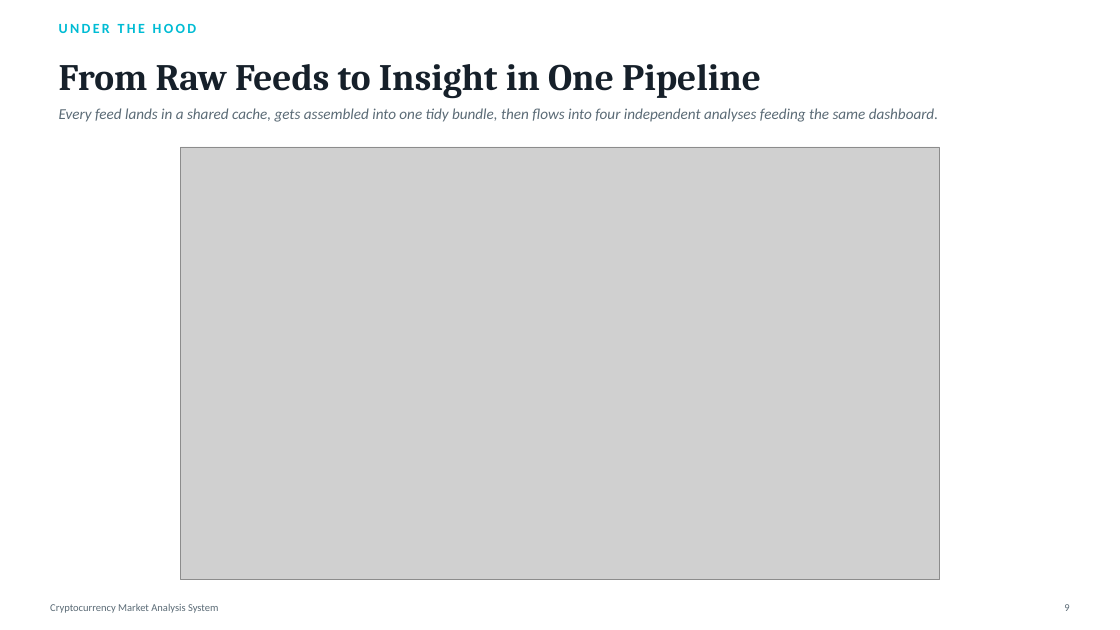
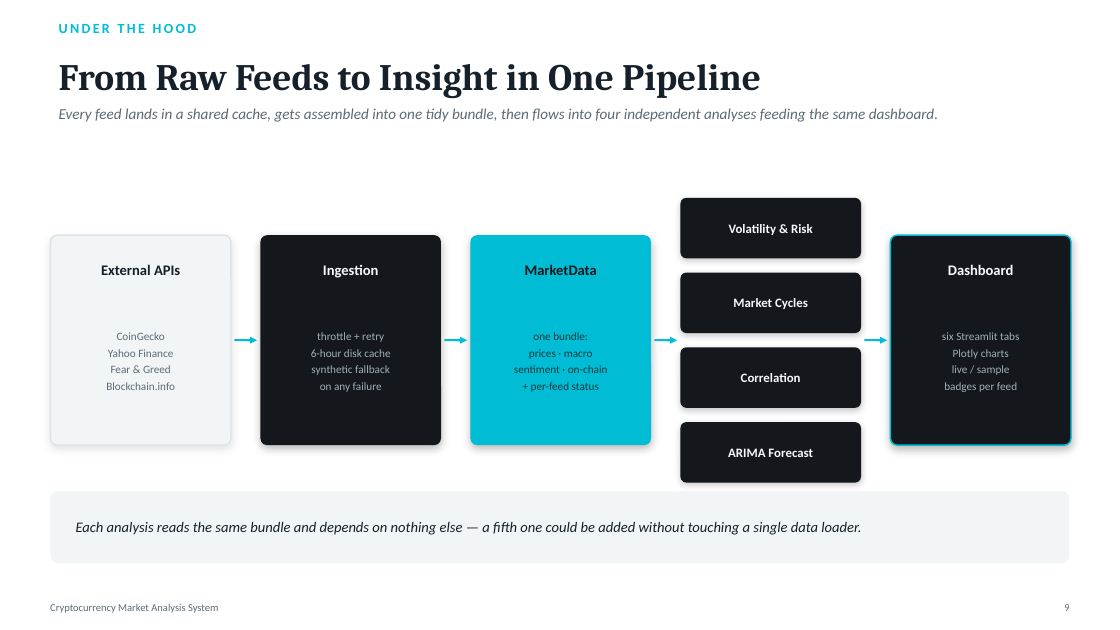
Before and after one commit to garimaaish1111/crypto-market-analysis, a slide deck: slide 9 of docs/Crypto_Market_Analysis_Final_Evaluation.pptx. Drawn at 1120x630 pixels with LibreOffice and Linux fonts; fonts in the diff are those of the drawing; grey boxes stand for pictures. Boxes give left, top, right and bottom in pixels: in the first picture for what was removed or moved away, otherwise in the second. Text is boxed around its words. In the diff, an @@ line names an element or a change of style, - is before the commit and + after.

```diff
--- a/docs/Crypto_Market_Analysis_Final_Evaluation.pptx
+++ b/docs/Crypto_Market_Analysis_Final_Evaluation.pptx
@@ picture removed at [181, 147, 939, 580] @@
@@ rounded rectangle added at [681, 197, 861, 258], fill #14181C @@
@@ rounded rectangle added at [50, 235, 231, 445], fill #F1F5F6, outline #DCE4E6 1.25 pt @@
@@ rounded rectangle added at [260, 235, 441, 445], fill #14181C @@
@@ rounded rectangle added at [471, 235, 651, 445], fill #00BCD4 @@
@@ text added at [729, 224, 813, 235], 11 pt, text #F5F9FA, bold @@
+Volatility & Risk
@@ rounded rectangle added at [891, 235, 1071, 445], fill #14181C, outline #00BCD4 1.25 pt @@
@@ text added at [101, 264, 180, 275], 12.5 pt, text #16202A, bold @@
+External APIs
@@ text added at [323, 265, 379, 278], 12.5 pt, text #F5F9FA, bold @@
+Ingestion
@@ text added at [525, 264, 597, 275], 12.5 pt, text #14181C, bold @@
+MarketData
@@ text added at [948, 264, 1014, 275], 12.5 pt, text #F5F9FA, bold @@
+Dashboard
@@ rounded rectangle added at [681, 273, 861, 334], fill #14181C @@
@@ text added at [733, 298, 808, 309], 11 pt, text #F5F9FA, bold @@
+Market Cycles
@@ text added at [106, 332, 175, 390], 9.6 pt, text #5B6B76 @@
+CoinGecko
+Yahoo Finance
+Fear & Greed
+Blockchain.info
@@ arrow added from (234, 340) to (257, 340), #00BCD4 1.75 pt @@
@@ text added at [311, 332, 390, 392], 9.6 pt, text #9FB0B8 @@
+throttle + retry
+6-hour disk cache
+synthetic fallback
+on any failure
@@ arrow added from (444, 340) to (467, 340), #00BCD4 1.75 pt @@
@@ text added at [514, 332, 608, 392], 9.6 pt, text #0D3B3F @@
+one bundle:
+prices · macro
+sentiment · on-chain
++ per-feed status
@@ arrow added from (655, 340) to (677, 340), #00BCD4 1.75 pt @@
@@ rounded rectangle added at [681, 347, 861, 408], fill #14181C @@
@@ arrow added from (865, 340) to (887, 340), #00BCD4 1.75 pt @@
@@ text added at [942, 332, 1019, 392], 9.6 pt, text #9FB0B8 @@
+six Streamlit tabs
+Plotly charts
+live / sample
+badges per feed
@@ text added at [741, 373, 801, 382], 11 pt, text #F5F9FA, bold @@
+Correlation
@@ rounded rectangle added at [681, 423, 861, 483], fill #14181C @@
@@ text added at [728, 448, 813, 457], 11 pt, text #F5F9FA, bold @@
+ARIMA Forecast
@@ rounded rectangle added at [50, 492, 1070, 563], fill #F1F5F6 @@
@@ text added at [76, 522, 861, 535], 12.5 pt, text #16202A, italic @@
+Each analysis reads the same bundle and depends on nothing else — a fifth one could be added without touching a single data loader.
```
Also in this commit, not shown: 1 other slide changed.
